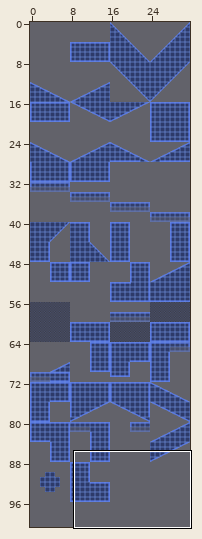
One commit to this Tiled map: assets/levels/R0/tilemap128.tmx. The picture above shows the old version from afar; the outline marks the close-up.
Close-up. As it was:
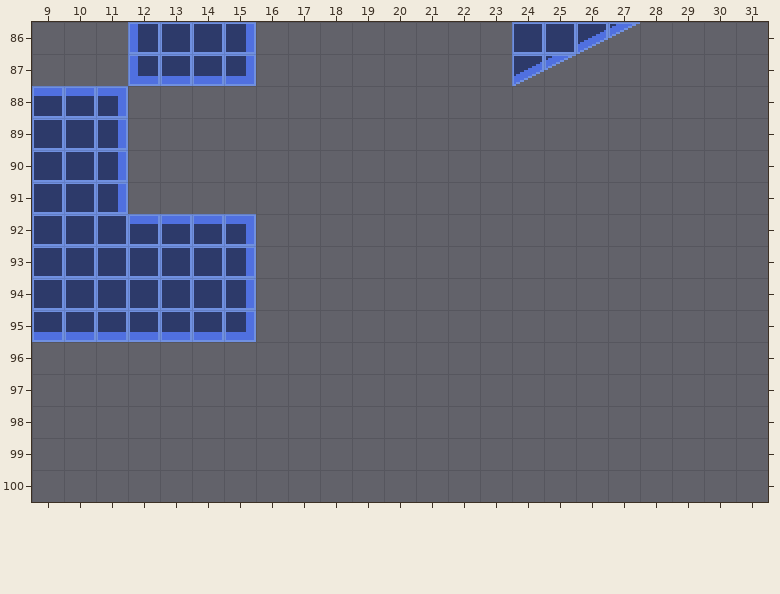
Cells are 16x16 px. Shown: x 9..31, y 86..100. The old version is drawn lined up with the new one.
After the commit:
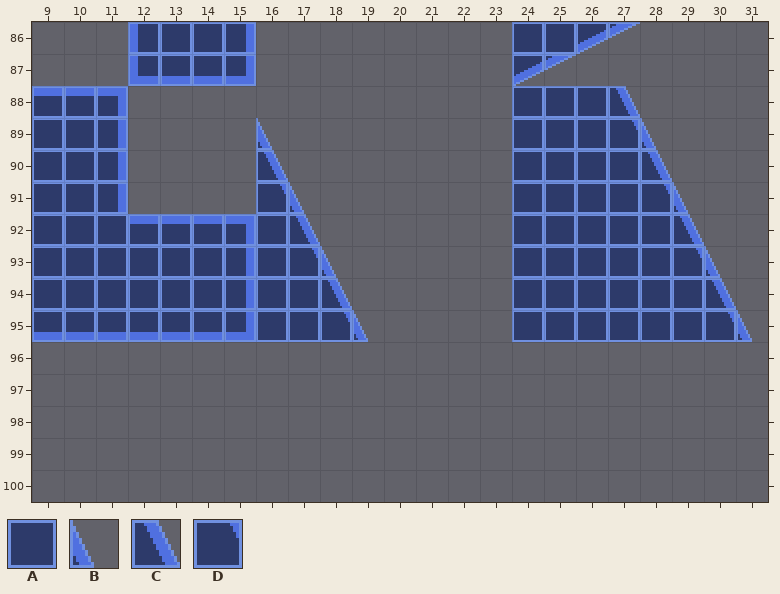
Key: from "16x16": A 10, B 32, C 34, D 36.
_ is an empty cell.
Changes in this commit:
map size 32x96 -> 32x104 cells
Layer "solid":
There is now tile A in rows 88 to 89 at x 24 to 26; in rows 90 to 91 at x 24 to 27; in rows 92 to 93 at x 16 and 24 to 28; in rows 94 to 95 at x 16 to 17 and 24 to 29.
There is now tile B in row 89 at x 16 and 28; in row 91 at x 17 and 29; in row 93 at x 18 and 30; in row 95 at x 19 and 31.
There is now tile C in row 88 at x 27; in row 90 at x 16 and 28; in row 92 at x 17 and 29; in row 94 at x 18 and 30.
There is now tile D in row 89 at x 27; in row 91 at x 16 and 28; in row 93 at x 17 and 29; in row 95 at x 18 and 30.
